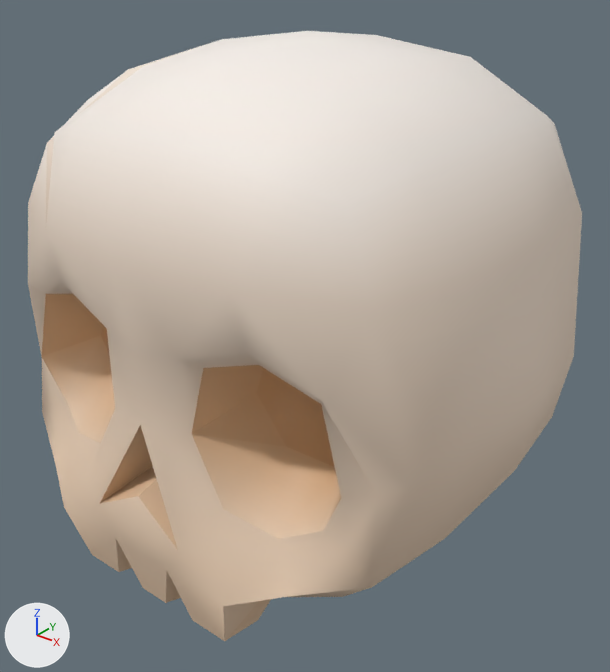
What one commit did to the glTF model server/public/assets/models/items/skull.gltf.
Rendered twice from a camera (50 mm lens) standing at (0.888, -1.117, 1.066) and looking at (0.017, -0.028, 0.391). Every picture has the same lights, and +X, +Y and +Z are marked at lower left. The picture after the commit comes second.

Before the edit, the objects in view are built like this:
```python
mat_halloweenbits = principled_material('HalloweenBits')
mat_halloweenbits.texture = img_halloweenbits_texture
mat_halloweenbits.roughness = 0.6
me_cube_540 = bpy.data.meshes.new('Cube.540')
me_cube_540.from_pydata(...)  # 174 vertices, 344 faces; spans x -0.459..0.459, y -0.449..0.458, z 0.017..0.916
me_cube_540.materials.append(mat_halloweenbits)  # picture img_halloweenbits_texture
ob_skull = bpy.data.objects.new('skull', me_cube_540)
ob_skull.location = (0.0, 0.0, 0.0)
```
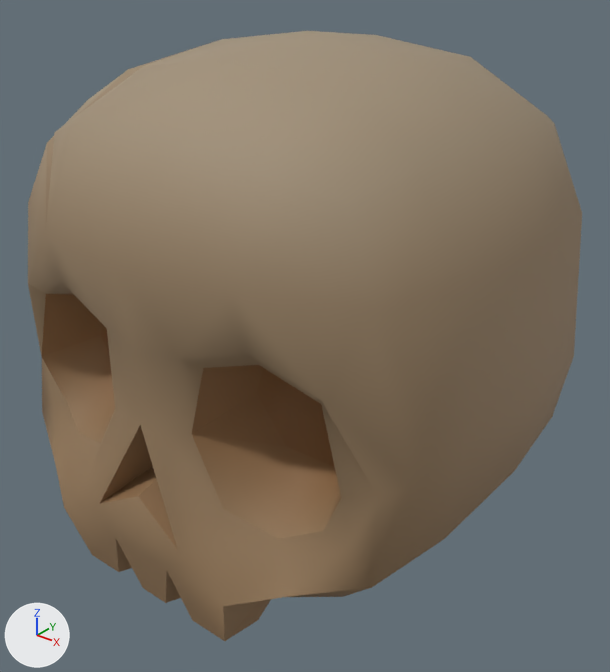
The change, as a diff of the scene's bpy script:
```diff
--- a/server/public/assets/models/items/skull.gltf.py
+++ b/server/public/assets/models/items/skull.gltf.py
@@ mat_halloweenbits @@
 n0 = _N.new('ShaderNodeBsdfPrincipled'); n0.name = 'Principled BSDF'
-n0.inputs[2].default_value = 0.6  # 'Roughness'
+n0.inputs[1].default_value = 0.02  # 'Metallic'
+n0.inputs[2].default_value = 0.72  # 'Roughness'
 n1 = _N.new('ShaderNodeOutputMaterial'); n1.name = 'Material Output'
+n3 = _N.new('ShaderNodeMix'); n3.name = 'Mix'
+n3.data_type = 'RGBA'
+n3.blend_type = 'MULTIPLY'
+n3.inputs[0].default_value = 1.0  # 'Factor'
+n3.inputs[7].default_value = (0.38, 0.32, 0.23, 1.0)  # 'B', beige #a69984
 n2 = _N.new('ShaderNodeTexImage'); n2.name = 'Image Texture'
@@ mat_halloweenbits @@
 _L.new(n0.outputs[0], n1.inputs[0])  # 'BSDF' to 'Surface'
-_L.new(n2.outputs[0], n0.inputs[0])  # 'Color' to 'Base Color'
+_L.new(n3.outputs[2], n0.inputs[0])  # 'Result' to 'Base Color'
+_L.new(n2.outputs[0], n3.inputs[6])  # 'Color' to 'A'
```

Changed parts and their boxes [x1, y1, x2, y2] in the pictures (610 x 672 px):
'skull', recoloured (darker)
    both: [28, 31, 582, 641]
